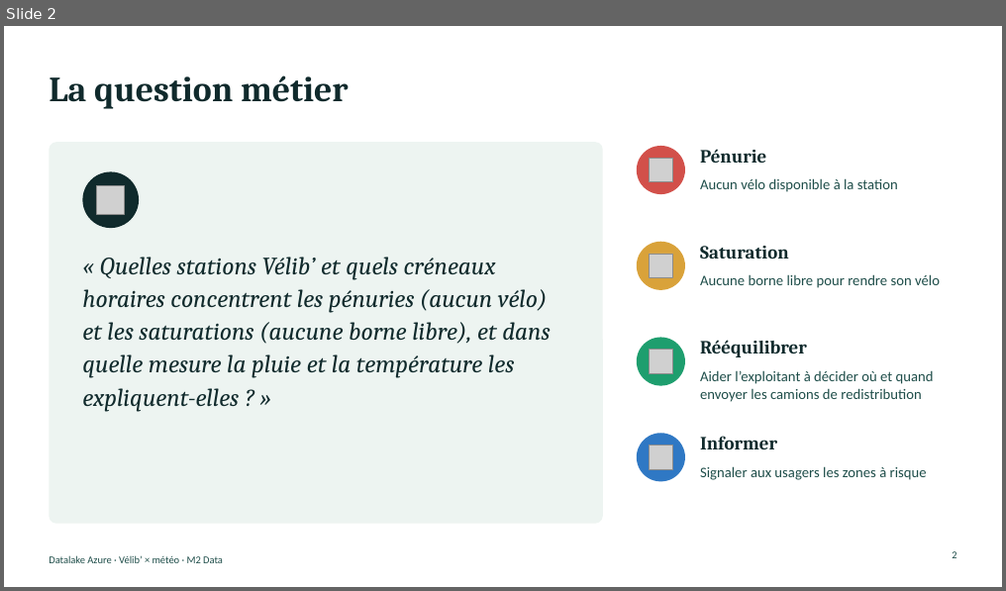
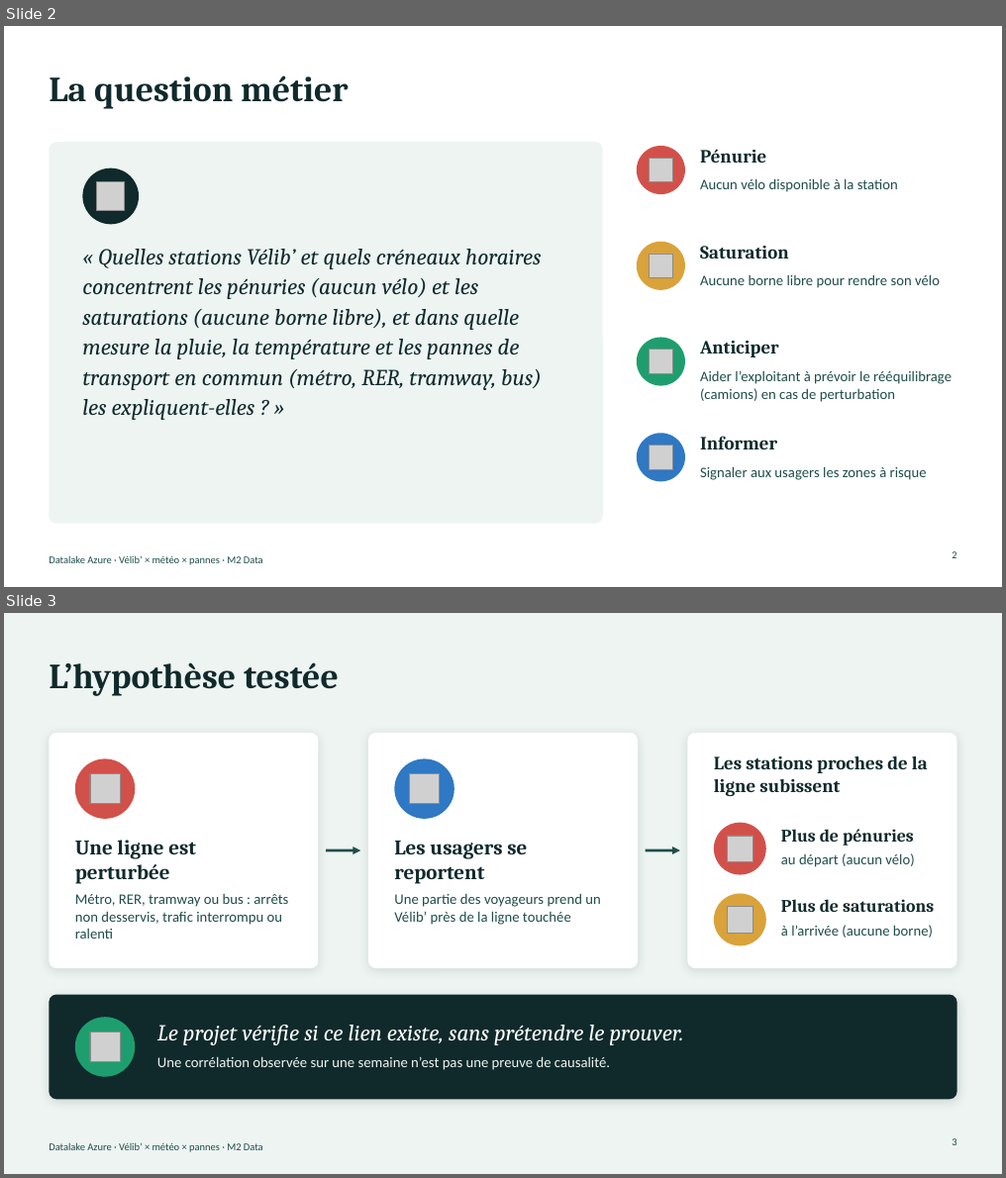
Before and after one commit to developpeur239/data-engineering-journey, a slide deck: fiche_sujet_velib_meteo.pptx. Shown one above the other, each under a label of ours: slide 2 before the commit, slides 2 and 3 after it. The pictures are 1006x591 and 1006x1178 pixels, drawn with LibreOffice and Linux fonts; fonts in the diff are those of the drawing; grey boxes stand for pictures. Boxes give left, top, right and bottom in pixels: in the first picture for what was removed or moved away, otherwise in the second. Text is boxed around its words. In the diff, an @@ line names an element or a change of style, - is before the commit and + after.

```diff
--- a/fiche_sujet_velib_meteo.pptx
+++ b/fiche_sujet_velib_meteo.pptx
@@ slide 3 added at (4, 613, 1002, 1174), background #EDF4F1; not listed: 1 template element that a slide beside it also shows @@
@@ title added at (49, 663, 339, 696), 34 pt, text #102A2C, bold @@
+L’hypothèse testée
@@ rounded rectangle added at (49, 733, 319, 968), fill #FFFFFF @@
@@ ellipse added at (75, 759, 135, 819), fill #D2504A @@
@@ rounded rectangle added at (368, 733, 638, 968), fill #FFFFFF @@
@@ ellipse added at (395, 759, 454, 819), fill #2F78C4 @@
@@ rounded rectangle added at (687, 733, 957, 968), fill #FFFFFF @@
@@ text added at (714, 757, 928, 796), 18 pt, text #102A2C, bold @@
+Les stations proches de la ligne subissent
@@ picture added at (90, 774, 120, 804) @@
@@ picture added at (410, 774, 440, 804) @@
@@ text added at (75, 840, 196, 884), 20 pt, text #102A2C, bold @@
+Une ligne est perturbée
@@ text added at (394, 841, 527, 884), 20 pt, text #102A2C, bold @@
+Les usagers se reportent
@@ ellipse added at (714, 823, 766, 875), fill #D2504A @@
@@ picture added at (727, 836, 753, 862) @@
@@ text added at (781, 829, 914, 846), 17 pt, text #102A2C, bold @@
+Plus de pénuries
@@ arrow added from (326, 851) to (361, 851), #1F4E4A 2.5 pt @@
@@ arrow added from (646, 851) to (680, 851), #1F4E4A 2.5 pt @@
@@ text added at (781, 854, 914, 867), 14 pt, text #1F4E4A @@
+au départ (aucun vélo)
@@ text added at (75, 894, 288, 939), 14 pt, text #1F4E4A @@
+Métro, RER, tramway ou bus : arrêts non desservis, trafic interrompu ou ralenti
@@ text added at (394, 893, 600, 925), 14 pt, text #1F4E4A @@
+Une partie des voyageurs prend un Vélib’ près de la ligne touchée
@@ ellipse added at (714, 894, 766, 947), fill #D9A23A @@
@@ picture added at (727, 906, 753, 933) @@
@@ text added at (781, 899, 934, 912), 17 pt, text #102A2C, bold @@
+Plus de saturations
@@ text added at (781, 925, 933, 938), 14 pt, text #1F4E4A @@
+à l’arrivée (aucune borne)
@@ rounded rectangle added at (49, 995, 957, 1100), fill #102A2C @@
@@ ellipse added at (75, 1017, 135, 1077), fill #1E9E6E @@
@@ text added at (157, 1025, 684, 1046), 22 pt, text #FFFFFF, italic @@
+Le projet vérifie si ce lien existe, sans prétendre le prouver.
@@ picture added at (90, 1032, 120, 1062) @@
@@ text added at (157, 1057, 610, 1070), 14 pt, text #EDF4F1 @@
+Une corrélation observée sur une semaine n’est pas une preuve de causalité.
@@ page number added at (951, 1139, 956, 1146), 10 pt, text #1F4E4A @@
+3
@@ slide 2 changed as well @@
@@ ellipse: place and size @@
-ellipse at (82, 172, 139, 228)
+ellipse at (82, 169, 139, 224)
@@ picture: place and size @@
-picture at (97, 186, 126, 215)
+picture at (97, 182, 126, 211)
@@ text at (82, 249, 542, 420): text changed; size 24 to 22 pt @@
-« Quelles stations Vélib’ et quels créneaux horaires concentrent les pénuries (aucun vélo) et les saturations (aucune borne libre), et dans quelle mesure la pluie et la température les expliquent-elles ? »
+« Quelles stations Vélib’ et quels créneaux horaires concentrent les pénuries (aucun vélo) et les saturations (aucune borne libre), et dans quelle mesure la pluie, la température et les pannes de transport en commun (métro, RER, tramway, bus) les expliquent-elles ? »
@@ text at (700, 341, 779, 358): text changed @@
-Rééquilibrer
+Anticiper
@@ text at (700, 371, 951, 402): text changed @@
-Aider l’exploitant à décider où et quand envoyer les camions de redistribution
+Aider l’exploitant à prévoir le rééquilibrage (camions) en cas de perturbation
@@ text at (49, 556, 263, 566): text changed @@
-Datalake Azure · Vélib’ × météo · M2 Data
+Datalake Azure · Vélib’ × météo × pannes · M2 Data
```
Also in this commit, not shown: 11 other slides changed, 5 other slides added, 1 slide removed.
